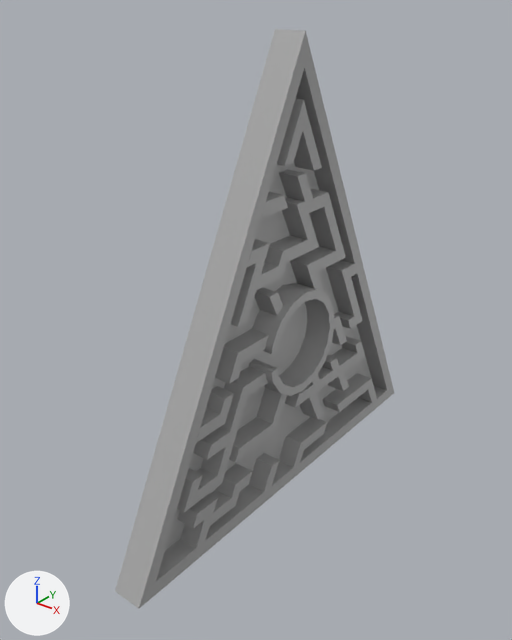
What one commit did to the FBX model Assets/Mesh3D/SM_Labyrinthe_001.fbx.
Both versions are drawn from a 50 mm camera at (1.8, -2.49, 1.58) aimed at (-0.07, -0.15, 0.13). The lights are fixed; the arrows at lower left show +X, +Y and +Z. Where no turn or scale is listed for an object, it has been applied to the vertices.

The older version as bpy lines, for what is in view:
```python
me_mesh = bpy.data.meshes.new('Mesh')
me_mesh.from_pydata(...)  # 423 vertices, 315 faces; spans x -0.09..0.09, y -1.1..1.1, z -0.82..1.39
me_mesh.materials.append(mat_standardsurface3)  # grey #aaaaaa
# before: 0 (0.06, 0.0, 1.25) at pixel (304, 67), 1 (0.06, -1.0, -0.75) at pixel (155, 581), 2 (0.06, 1.0, -0.75) at pixel (387, 390), 3 (0.06, 0.0, 1.39) at pixel (305, 30), 4 (0.06, -1.1, -0.82) at pixel (138, 608)
# before: 5 (0.06, 1.1, -0.82) at pixel (394, 392)
ob_polysurface5 = bpy.data.objects.new('polySurface5', me_mesh)
ob_polysurface5.location = (0.0, 0.0, 0.0)
```
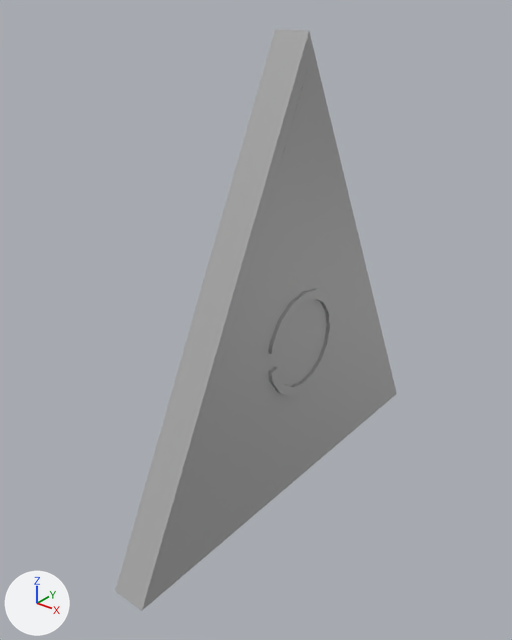
What changed in the scene script:
```text
Change me_mesh:
    where me_mesh.from_pydata(...)  # 423 vertices, 315 faces; spans x -0.09..0.09, y -1.1..1.1, z -0.82..1.39
    used by ob_polysurface5; location = (0.0, 0.0, 0.0)
    verts and faces of me_mesh; kept vertices keep their numbers, new ones are numbered from 423
    me_mesh part 1
    add for i in [*range(0, 6)]: verts[i] += (0.01, 0.0, 0.0)
    add verts[423] = (0.08, 0.0, -0.01)  # pixel (299, 344)
    add verts[424] = (0.07, 1.0, -0.75)  # pixel (389, 391)
    add verts[425] = (0.07, -1.0, -0.75)  # pixel (158, 583)
    add verts[426] = (0.08, 0.0, 1.25)  # pixel (308, 67)
    add faces += [(423, 424, 425), (423, 425, 426), (423, 426, 424)]
```

Pixel boxes [x1, y1, x2, y2] of what changed, in the pictures (512 x 640 px):
'polySurface5', reshaped: before [115, 29, 394, 608]; after [115, 29, 397, 611]
